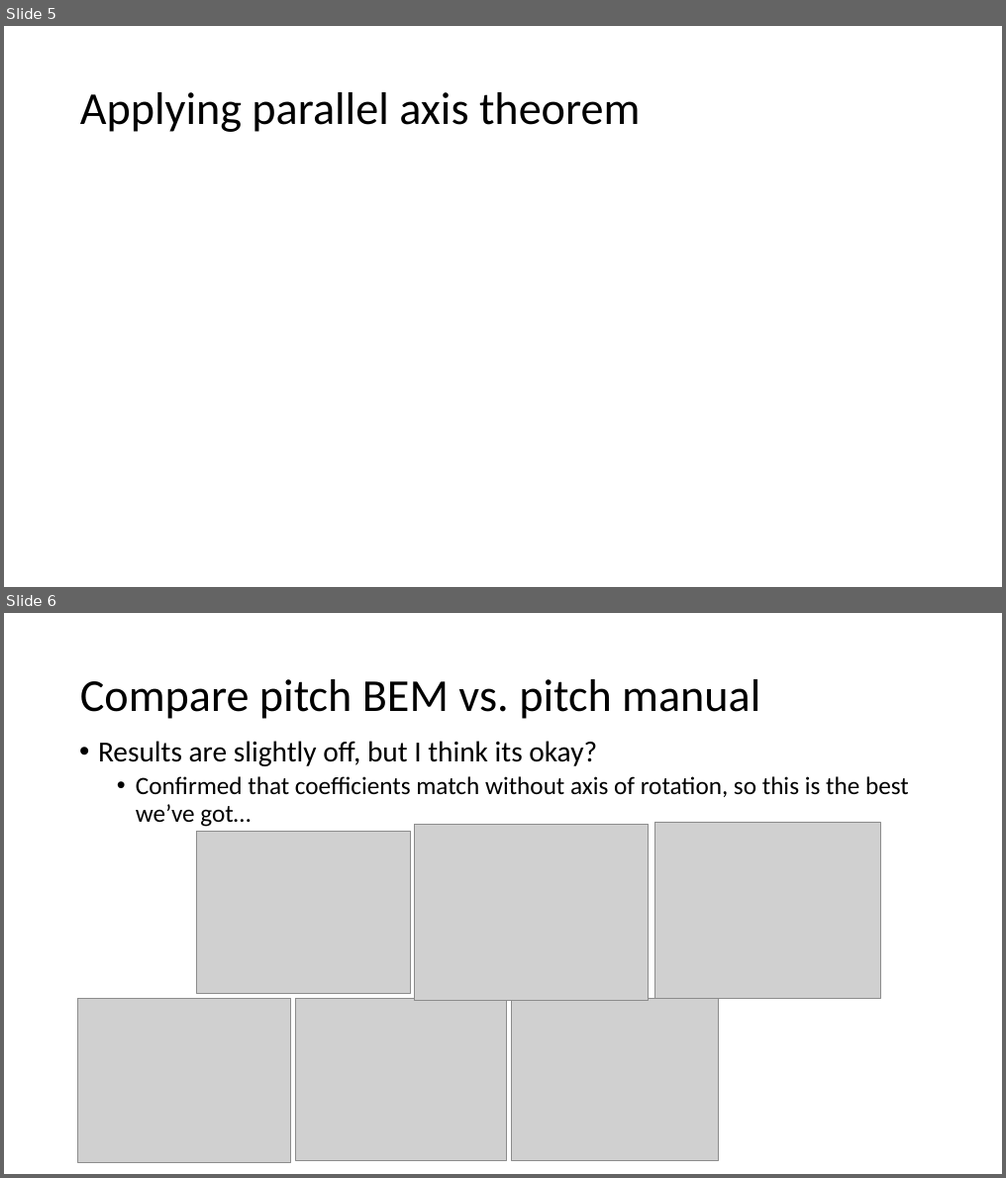
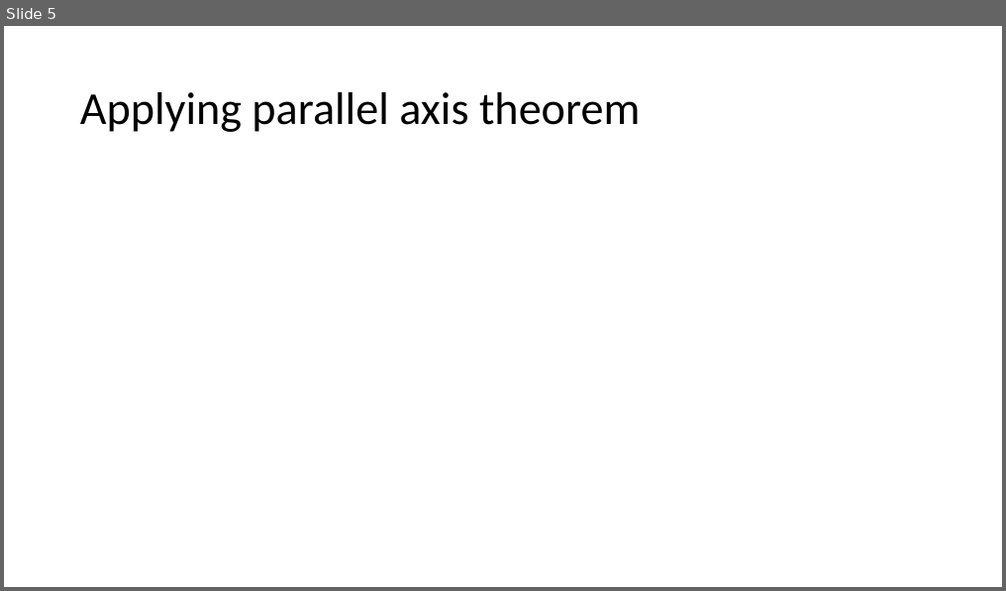
Before and after one commit to jtgrasb/WecOptTool, a slide deck: examples/attenuatorInWOT.pptx. Shown one above the other, each under a label of ours: slides 5 and 6 before the commit, slide 5 after it. The pictures are 1006x1178 and 1006x591 pixels, drawn with LibreOffice and Linux fonts; fonts in the diff are those of the drawing; grey boxes stand for pictures. Boxes give left, top, right and bottom in pixels: in the first picture for what was removed or moved away, otherwise in the second. Text is boxed around its words. In the diff, an @@ line names an element or a change of style, - is before the commit and + after.

```diff
--- a/examples/attenuatorInWOT.pptx
+++ b/examples/attenuatorInWOT.pptx
@@ slide 6 removed at [4, 613, 1002, 1174], background #FFFFFF @@
@@ title removed at [80, 679, 760, 719] @@
-Compare pitch BEM vs. pitch manual
@@ text removed at [98, 741, 909, 827] @@
-• Results are slightly off, but I think its okay?
-  • Confirmed that coefficients match without axis of rotation, so this is the best we’ve got…
@@ picture removed at [196, 832, 410, 994] @@
@@ picture removed at [415, 824, 648, 1001] @@
@@ picture removed at [654, 822, 880, 998] @@
@@ picture removed at [77, 998, 291, 1163] @@
@@ picture removed at [295, 998, 506, 1161] @@
@@ picture removed at [512, 998, 719, 1161] @@
```
Also in this commit, not shown: 9 slides changed, 5 slides added, 3 other slides removed, 24 other files.
